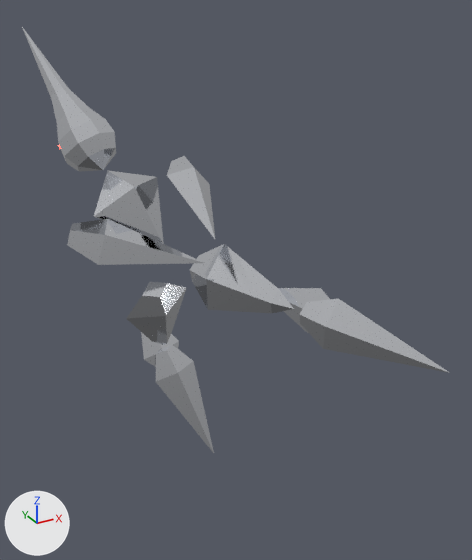
A saved change to the glTF model models/mercury.glb.
Both versions are drawn from a 50 mm camera at (-1.58, -3.33, 3.01) aimed at (0.1, -0.27, 1.48). Lighting does not change. The marker at lower left points along +X, +Y and +Z. The picture after the commit comes second.

Names of what the first picture shows: 'arm_L', 'arm_R', 'chest', 'head', 'shin_L', 'shin_R', 'thigh_L', 'thigh_R'.
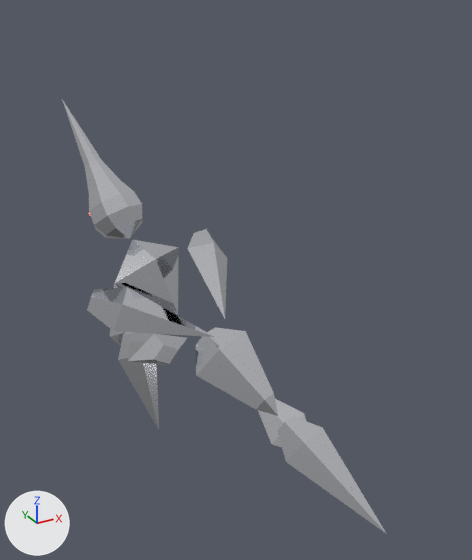
ob_hips is not drawn itself; it is the parent of ob_chest, ob_thigh_l, ob_thigh_r.

The change in detail:
Object 'hips' (ob_hips) moves from (-0.18, 0.0, 1.5) to (-0.12, 0.0, 1.032).
Object 'hips' (ob_hips) turns from (0, -16, 0) to (0, -12, 0) degrees about x, y and z.
Object 'chest' (ob_chest) turns from (-32, 0, 19) to (-32, 0, 14) degrees about x, y and z.
Object 'head' (ob_head) turns from (36, 9.6, 0) to (36, 7.2, 0) degrees about x, y and z.
Object 'thigh_L' (ob_thigh_l) turns from (28, 0.2, 0) to (76, 4, 0) degrees about x, y and z.
Object 'shin_L' (ob_shin_l) turns from (-50, 0, 0) to (-86, 0, 0) degrees about x, y and z.
Object 'thigh_R' (ob_thigh_r) turns from (-60, -58, -0) to (-52, -20, 0) degrees about x, y and z.
Object 'shin_R' (ob_shin_r) turns from (-0.5, 0, 0) to (-4.4, 0, 0) degrees about x, y and z.

What differs and where, as boxes [x1, y1, x2, y2] in the pictures (472 x 560 px):
'shin_R', moved, turned: before [278, 288, 450, 373]; after [258, 399, 386, 533]
'thigh_R', moved, turned: before [190, 244, 294, 313]; after [196, 327, 278, 416]
'head', moved, turned: before [22, 27, 116, 172]; after [62, 99, 142, 239]
'arm_L', moved, turned: before [67, 219, 204, 265]; after [87, 287, 214, 337]
'chest', moved, turned: before [94, 170, 164, 244]; after [115, 240, 179, 315]
'shin_L', moved, turned: before [141, 332, 214, 453]; after [110, 283, 159, 430]
'thigh_L', moved, turned: before [126, 282, 186, 345]; after [128, 332, 187, 365]
'arm_R', moved, turned: before [167, 156, 215, 239]; after [187, 229, 227, 319]
